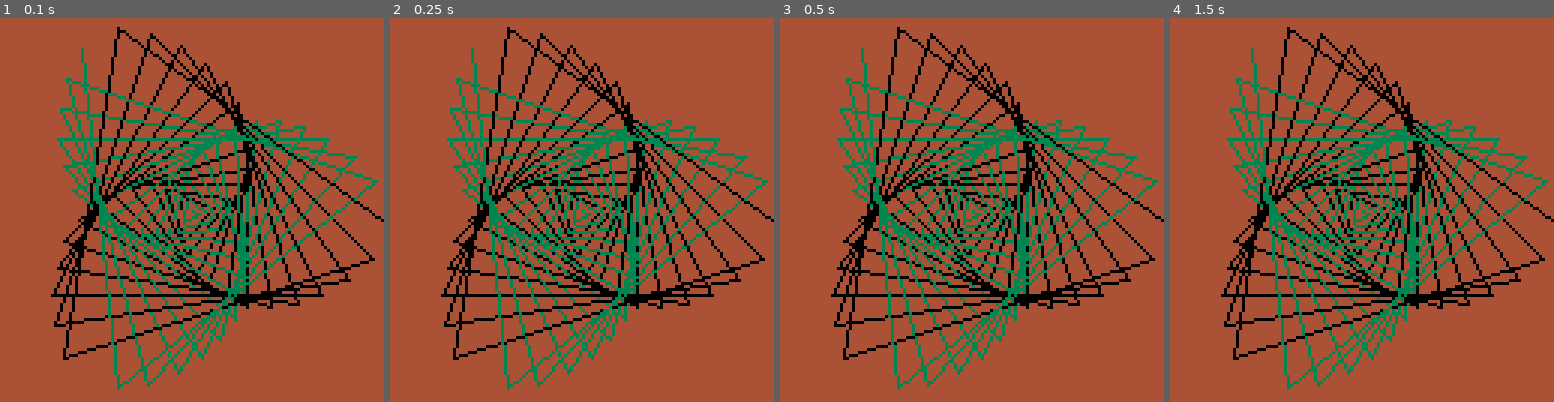
Above: before the commit, frames 1-4 (left to right).
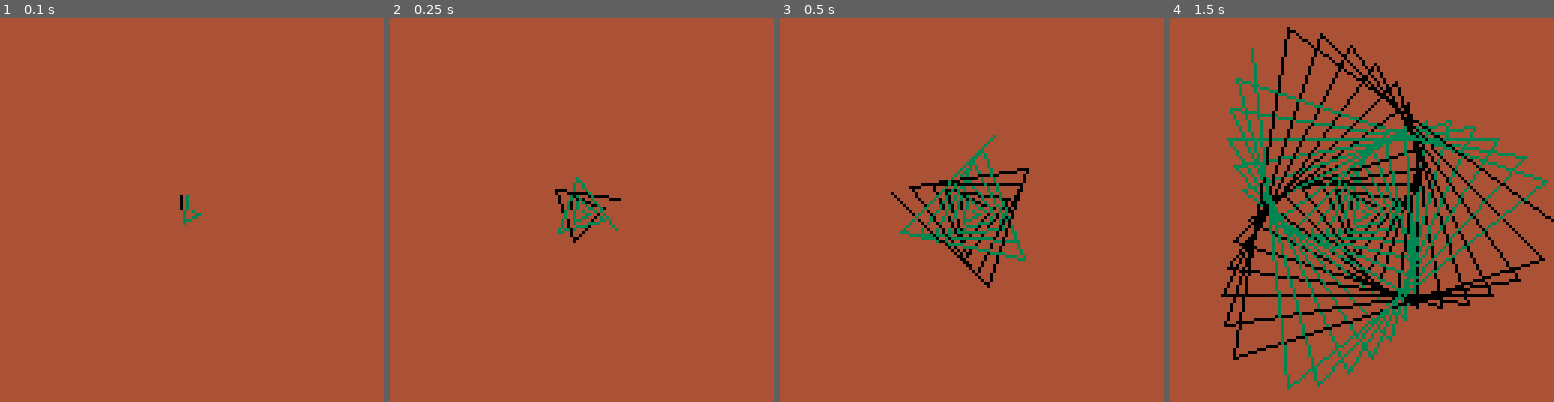
Above: after the commit, the same moments.

Repository: metageek/turtles-8
Game: PICO-8 cartridge f.p8
Same seed, same stepped clock (60 frames per second), same inputs: the game is played once before the commit and once after it.
Inputs:
- Up to frame 1 (0.1 s): no input
- Up to frame 2 (0.25 s): no input
- Up to frame 3 (0.5 s): no input
- Up to frame 4 (1.5 s): no input

The runs differ from the first frame. In frame 1, 19% of the frame differs, in the area x 13-100%, y 2-97%; in frame 2, 19%; in frame 3, 16%; in frame 4, nothing differs.

Commit message:
Converting to use game loop

Diff:
--- a/f.p8
+++ b/f.p8
@@ -2,15 +2,20 @@
 version 42
 __lua__
 #include turtle.lua
-cls(4)
-t1 = mkturtle()
-t2 = mkturtle()
-t1.setcolor(0)
-t2.setcolor(3)
-cospiral(t1, 117, 3)
-cospiral(t2, 123, 3)
-run()
-
+function _init()
+   cls(4)
+   t1 = mkturtle()
+   t2 = mkturtle()
+   t1.setcolor(0)
+   t2.setcolor(3)
+   cospiral(t1, 117, 3)
+   cospiral(t2, 123, 3)
+end
+function _update()
+end
+function _draw()
+   runStep()
+end
 __gfx__
 00000000000000000000000000000000000000000000000000000000000000000000000000000000000000000000000000000000000000000000000000000000
 00000000000000000000000000000000000000000000000000000000000000000000000000000000000000000000000000000000000000000000000000000000
--- a/turtle.lua
+++ b/turtle.lua
@@ -19,26 +19,32 @@
    busy = true
    while busy
    do
-      busy = false
-      local removed = {}
-      rs = routines.rs
-      for i,r in ipairs(rs)
-      do
-         if r ~= nil
+      busy = runStep()
+   end
+end
+
+function runStep()
+   busy = false
+   local removed = {}
+   rs = routines.rs
+   for i,r in ipairs(rs)
+   do
+      if r ~= nil
+      then
+         busy = true
+         if not r._step(r)
          then
-            busy = true
-            if not r._step(r)
-            then
-               removed[#removed + 1] = r
-            end
+            removed[#removed + 1] = r
          end
       end
+   end
 
-      for _, r in ipairs(removed)
-      do
-         routines.rs[r._id] = nil
-      end
+   for _, r in ipairs(removed)
+   do
+      routines.rs[r._id] = nil
    end
+
+   return busy
 end
 
 function turtleStep(t)
